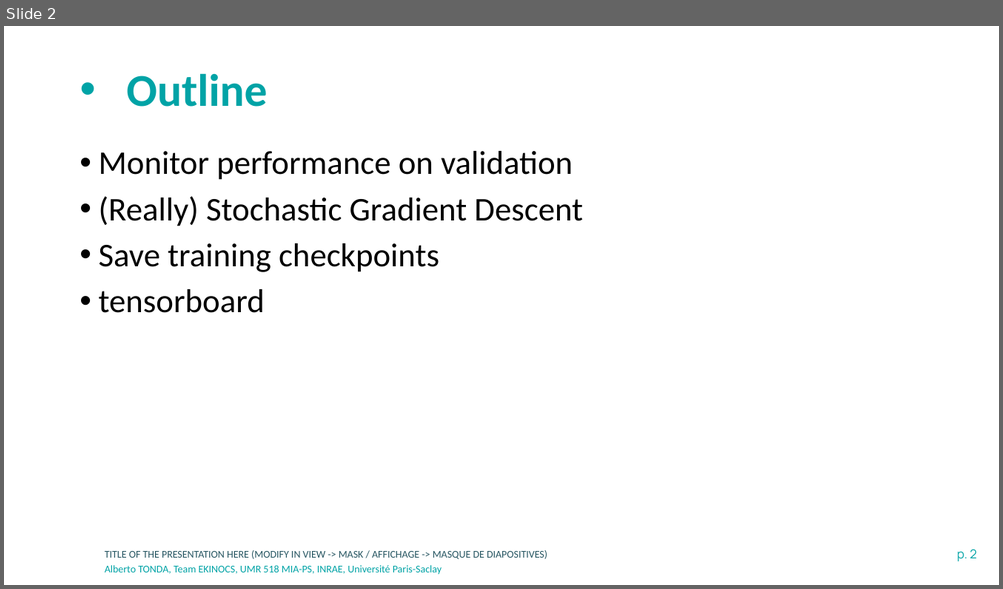
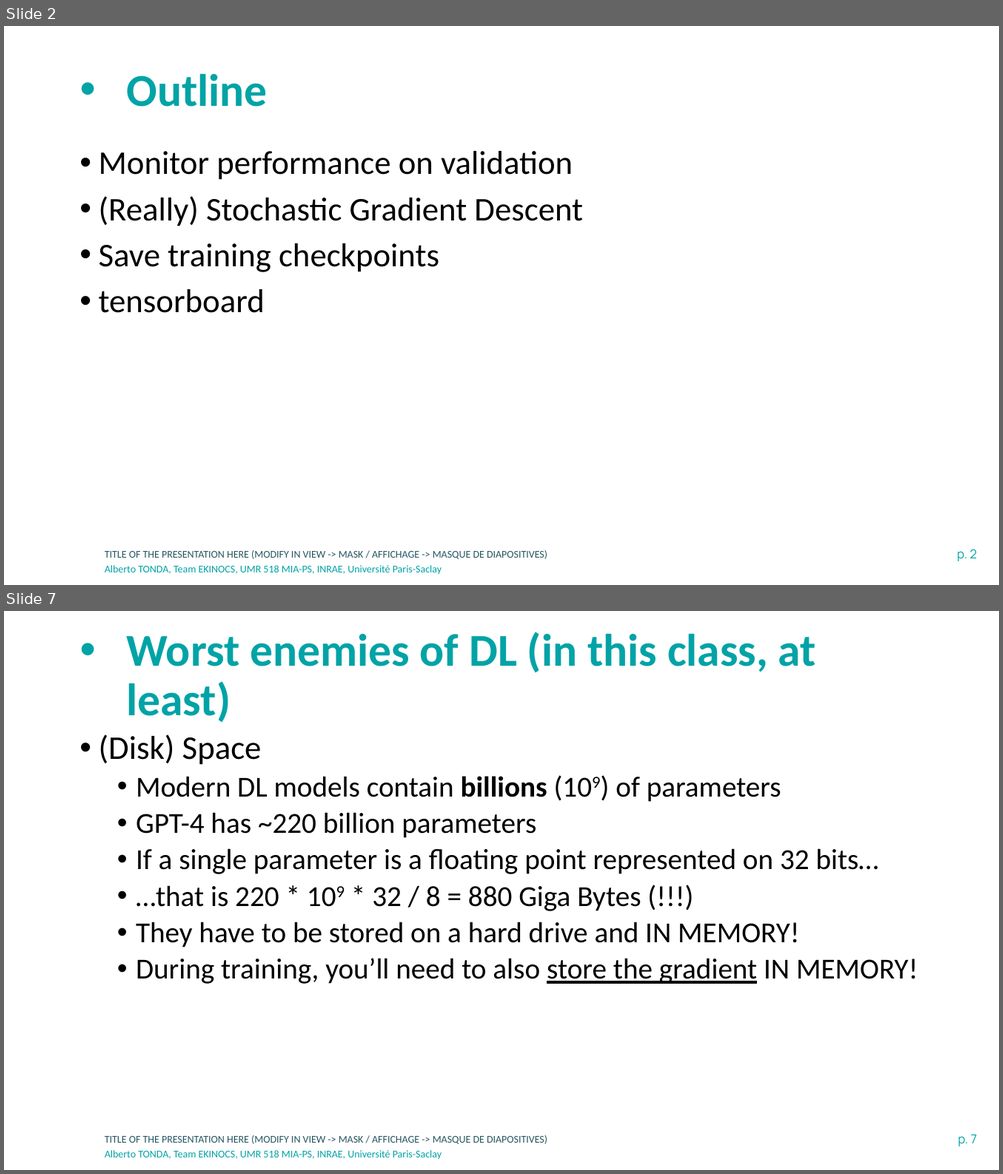
Before and after one commit to albertotonda/teaching, a slide deck: deep-learning-in-practice-with-pytorch/1-intermediate-pytorch.pptx. Shown one above the other, each under a label of ours: slide 2 before the commit, slides 2 and 7 after it; the slides between them are not shown. The pictures are 1003x589 and 1003x1174 pixels, drawn with LibreOffice and Linux fonts; fonts in the diff are those of the drawing; background and template pictures are left out. Boxes give left, top, right and bottom in pixels: in the first picture for what was removed or moved away, otherwise in the second. Text is boxed around its words. In the diff, an @@ line names an element or a change of style, - is before the commit and + after.

```diff
--- a/deep-learning-in-practice-with-pytorch/1-intermediate-pytorch.pptx
+++ b/deep-learning-in-practice-with-pytorch/1-intermediate-pytorch.pptx
@@ slide 7 added at [4,611,999,1170], background #FFFFFF; not listed: 3 template elements that a slide beside it also shows @@
@@ title added at [126,632,816,722], 44 pt, text #00A3A6, bold @@
+• Worst enemies of DL (in this class, at least)
@@ text added at [99,735,917,984], 28 pt, text #000000 @@
+• (Disk) Space
+  • Modern DL models contain billions (109) of parameters
+  • GPT-4 has ~220 billion parameters
+  • If a single parameter is a floating point represented on 32 bits…
+  • …that is 220 * 109 * 32 / 8 = 880 Giga Bytes (!!!)
+  • They have to be stored on a hard drive and IN MEMORY!
+  • During training, you’ll need to also store the gradient IN MEMORY!
```
Also in this commit, not shown: 17 other slides added, 3 other files.
